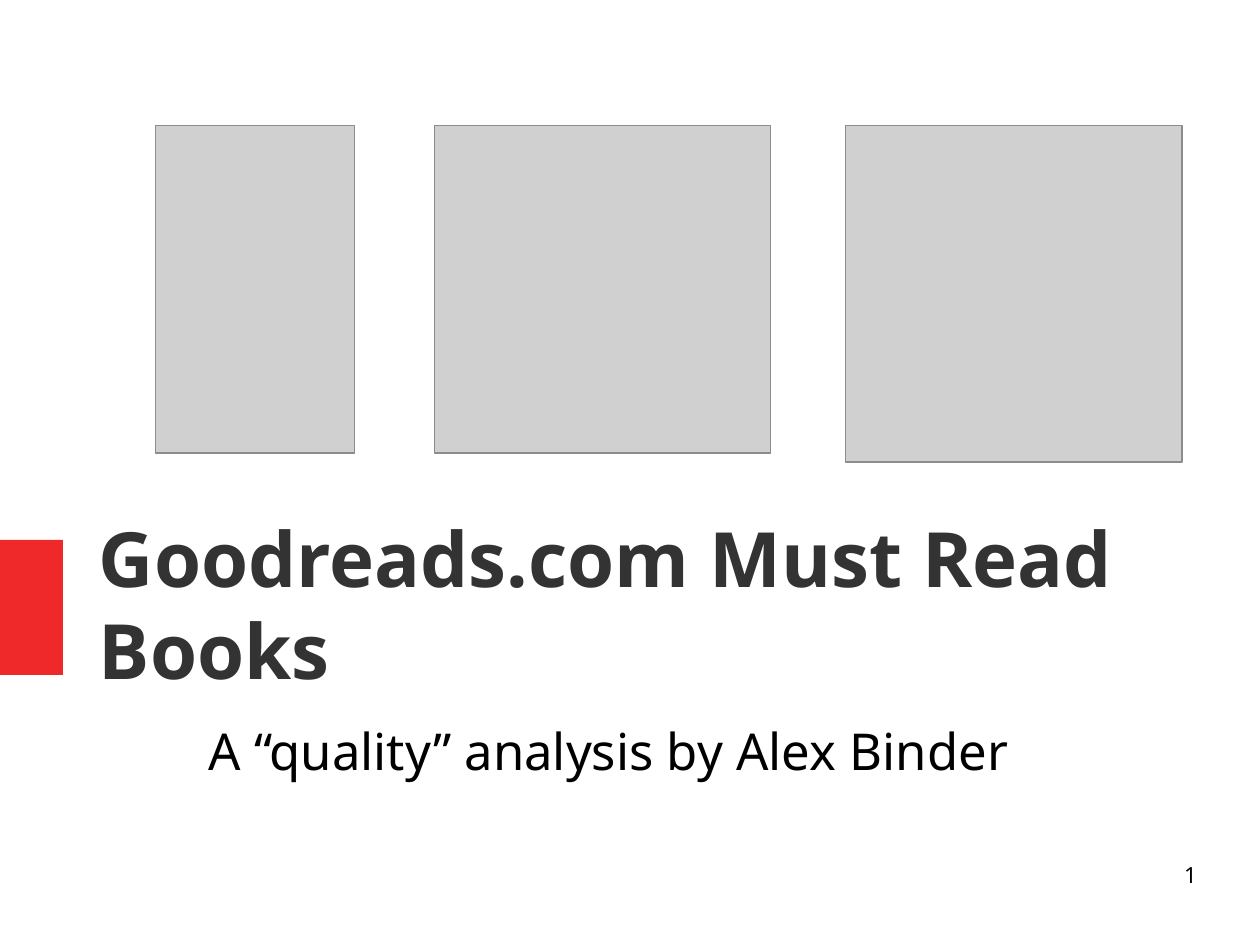
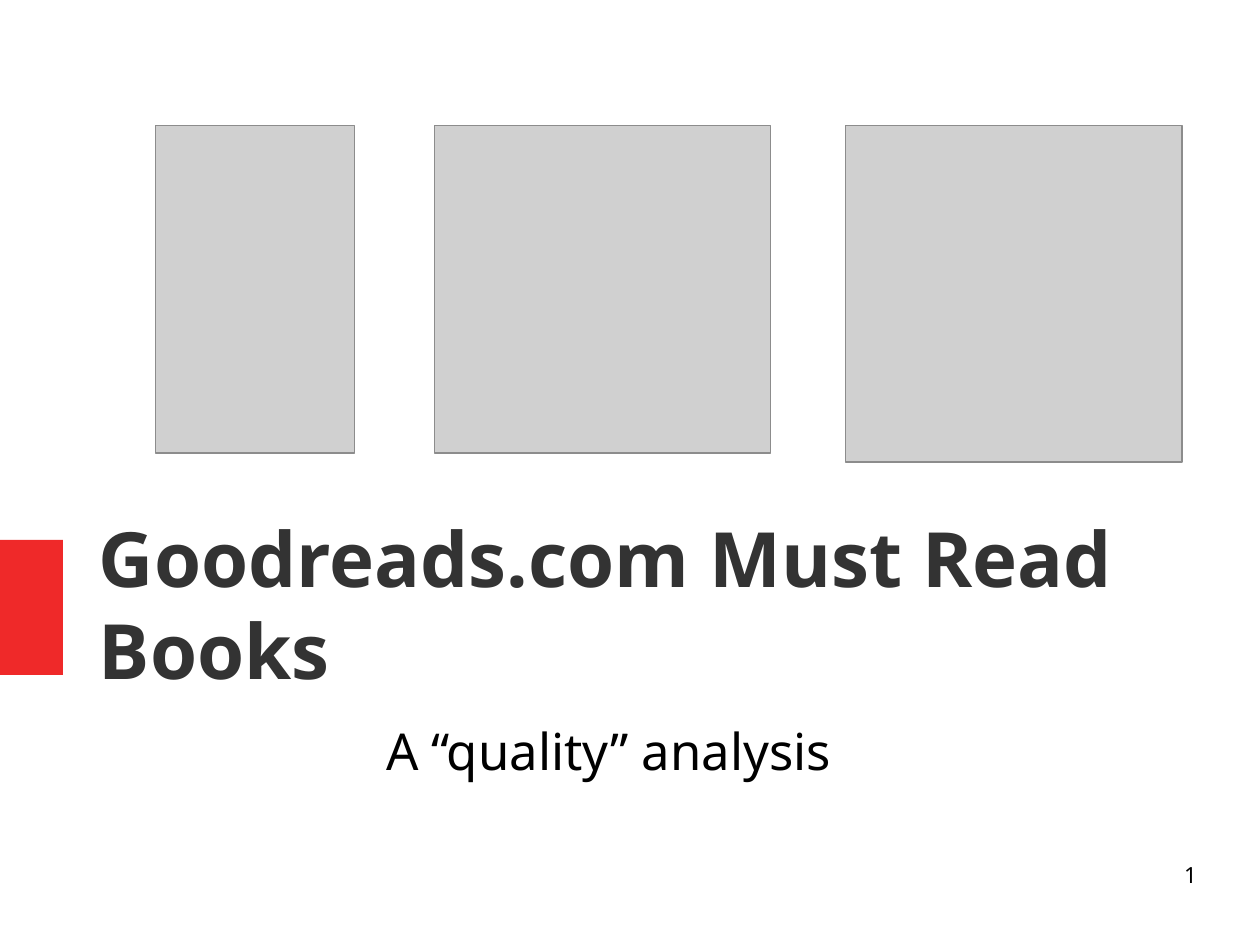
Before and after one commit to Shredder42/must_read_books, a slide deck: slide 1 of presentation.odp. Drawn at 1260x945 pixels with LibreOffice and Linux fonts; fonts in the diff are those of the drawing; grey boxes stand for pictures. Boxes give left, top, right and bottom in pixels: in the first picture for what was removed or moved away, otherwise in the second. Text is boxed around its words. In the diff, an @@ line names an element or a change of style, - is before the commit and + after.

```diff
--- a/presentation.odp
+++ b/presentation.odp
@@ subtitle at (386,731,831,783): text changed @@
-A “quality” analysis by Alex Binder
+A “quality” analysis
```
Also in this commit, not shown: 1 other file.
